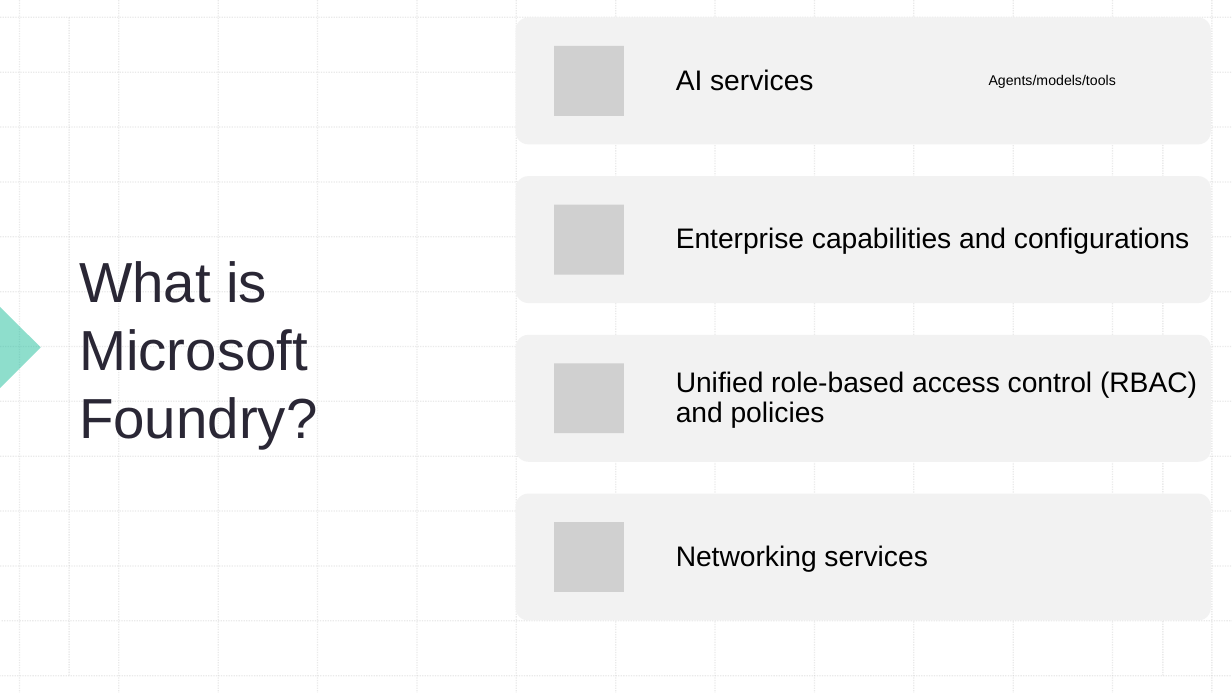
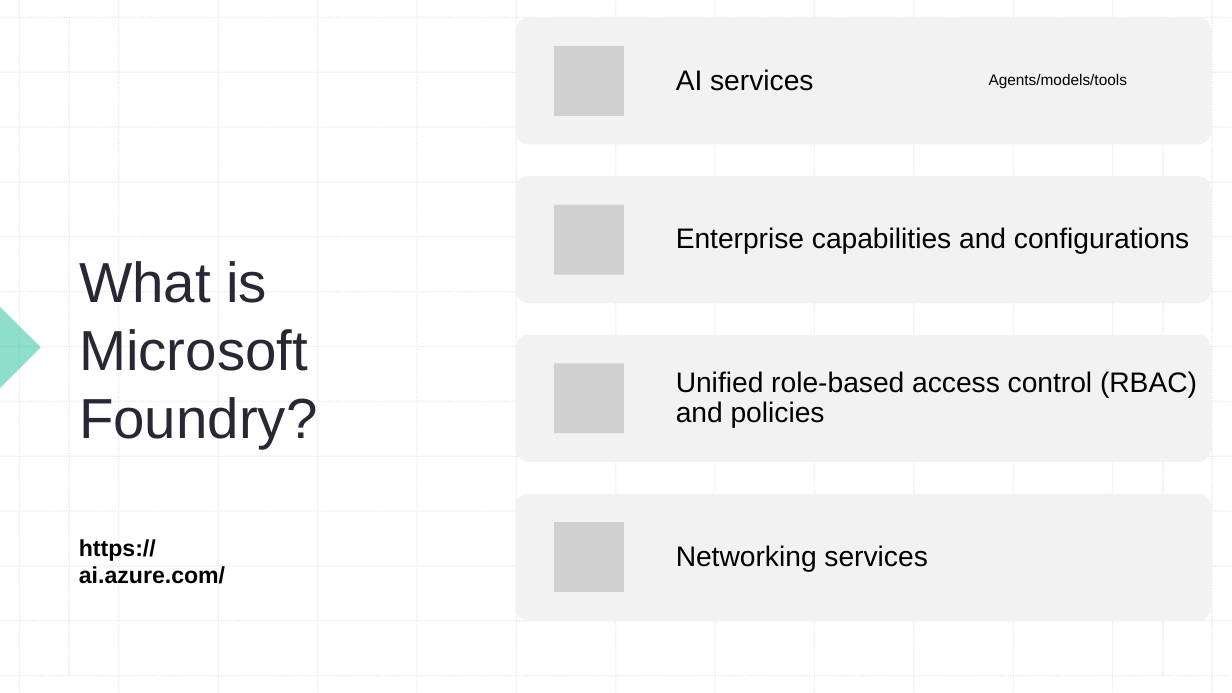
Before and after one commit to alvinashcraft/speaking, a slide deck: slide 5 of 2026/0825_NetDaySwitzerland/FoundryAgents-DotNetDay2026.pptx. Drawn at 1232x693 pixels with LibreOffice and Linux fonts; fonts in the diff are those of the drawing; grey boxes stand for pictures. Boxes give left, top, right and bottom in pixels: in the first picture for what was removed or moved away, otherwise in the second. Text is boxed around its words. In the diff, an @@ line names an element or a change of style, - is before the commit and + after.

Commit message:
Tweak foundry agents slide deck

```diff
--- a/2026/0825_NetDaySwitzerland/FoundryAgents-DotNetDay2026.pptx
+++ b/2026/0825_NetDaySwitzerland/FoundryAgents-DotNetDay2026.pptx
@@ text "Agents/models/tools" at [989,74,1127,88]: size 11 to 12 pt @@
@@ text added at [79,539,225,584], 18 pt, text #000000, bold @@
+https://ai.azure.com/
```
Also in this commit, not shown: 8 other slides changed.
